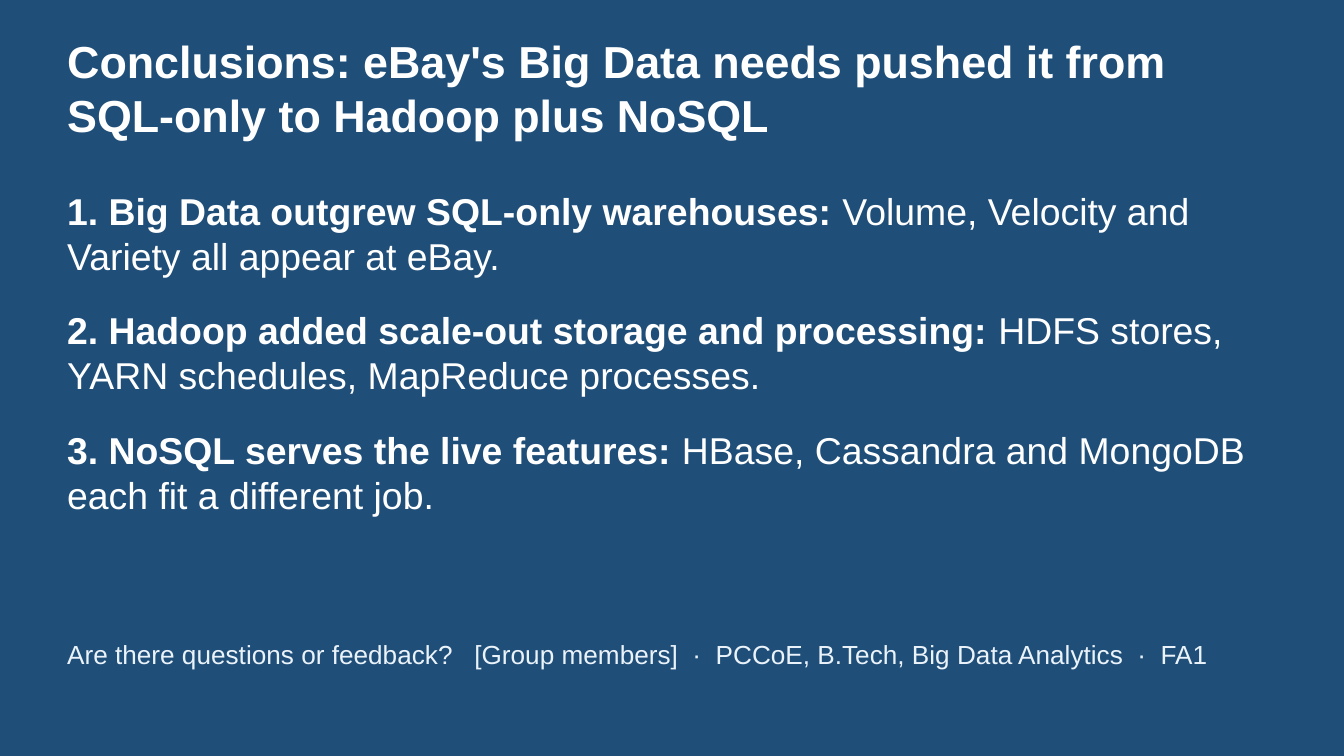
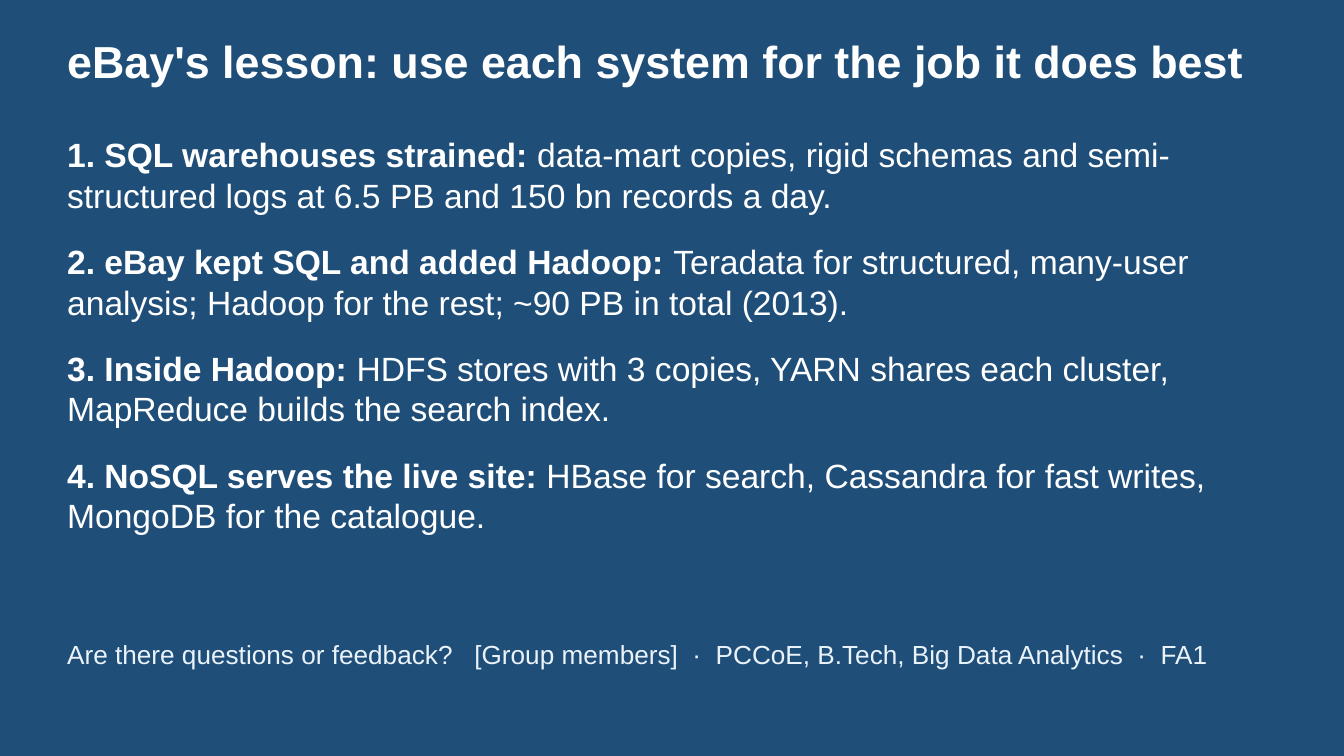
Before and after one commit to msk1039/ebay-bda, a slide deck: slide 14 of ebay-bigdata-fa1.pptx (slide 9 before the commit). Drawn at 1344x756 pixels with LibreOffice and Linux fonts; fonts in the diff are those of the drawing. Boxes give left, top, right and bottom in pixels: in the first picture for what was removed or moved away, otherwise in the second. Text is boxed around its words. In the diff, an @@ line names an element or a change of style, - is before the commit and + after.

```diff
--- a/ebay-bigdata-fa1.pptx
+++ b/ebay-bigdata-fa1.pptx
@@ title at box(67, 45, 1242, 87): text changed @@
-Conclusions: eBay's Big Data needs pushed it from SQL-only to Hadoop plus NoSQL
+eBay's lesson: use each system for the job it does best
@@ text at box(67, 142, 1205, 534): text changed; size 20 to 18 pt @@
-1. Big Data outgrew SQL-only warehouses: Volume, Velocity and Variety all appear at eBay.
-2. Hadoop added scale-out storage and processing: HDFS stores, YARN schedules, MapReduce processes.
-3. NoSQL serves the live features: HBase, Cassandra and MongoDB each fit a different job.
+1. SQL warehouses strained: data-mart copies, rigid schemas and semi-structured logs at 6.5 PB and 150 bn records a day.
+2. eBay kept SQL and added Hadoop: Teradata for structured, many-user analysis; Hadoop for the rest; ~90 PB in total (2013).
+3. Inside Hadoop: HDFS stores with 3 copies, YARN shares each cluster, MapReduce builds the search index.
+4. NoSQL serves the live site: HBase for search, Cassandra for fast writes, MongoDB for the catalogue.
```
Also in this commit, not shown: 5 other slides changed, 9 slides added, 4 slides removed, 3 other files.
